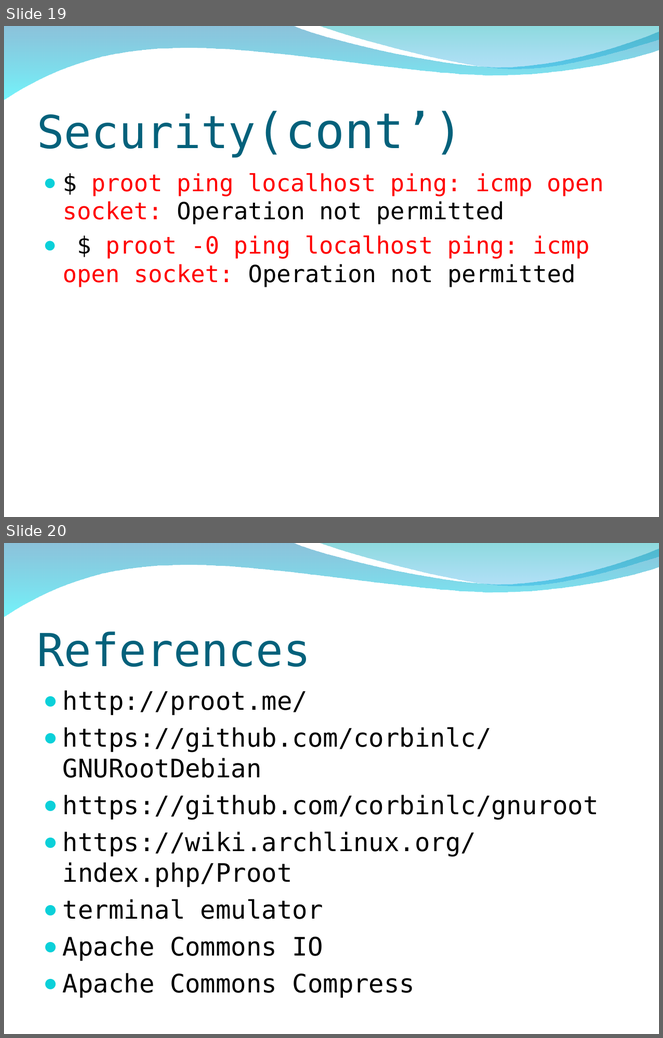
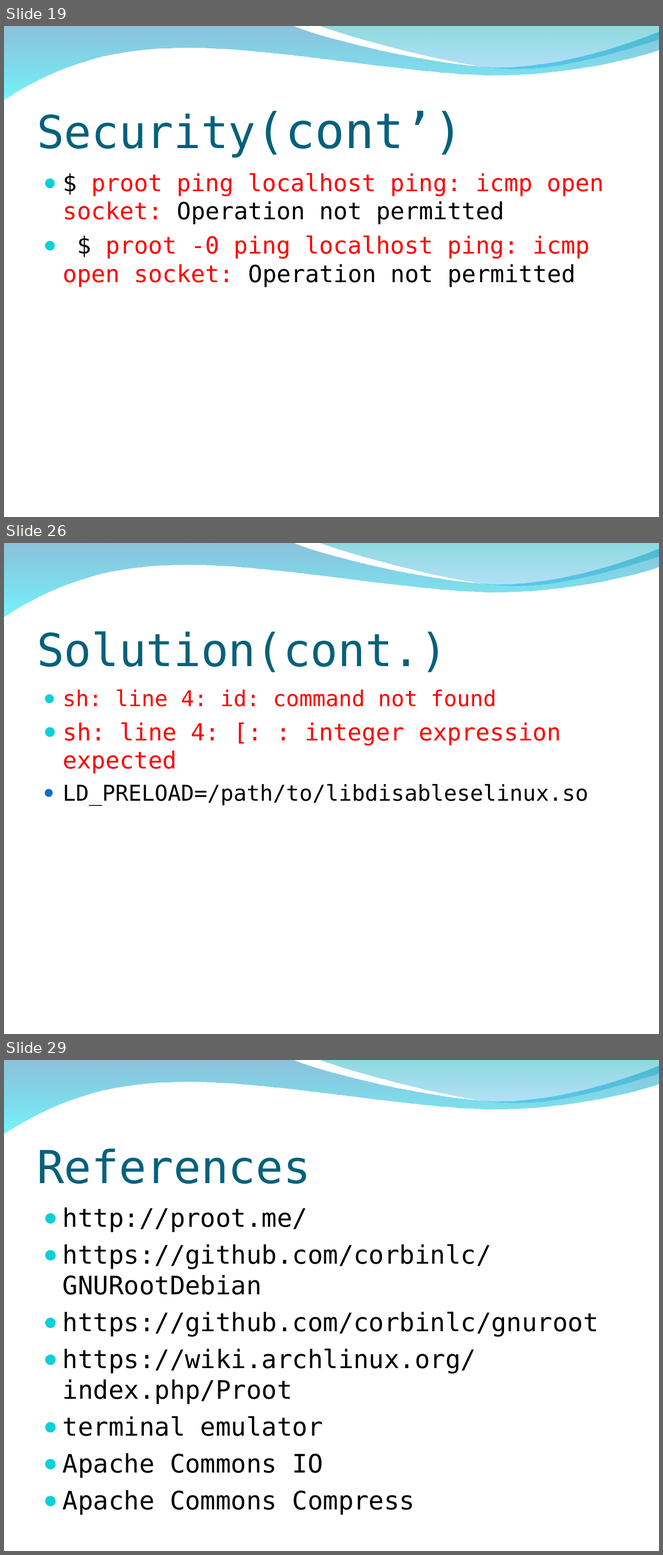
Before and after one commit to peter279k/regular_meeting, a slide deck: Proot.ppt. Shown one above the other, each under a label of ours: slides 19 and 20 before the commit, slides 19, 26 and 29 after it; the slides between them are not shown. The pictures are 663x1038 and 663x1555 pixels, drawn with LibreOffice and Linux fonts; fonts in the diff are those of the drawing; background and template pictures are left out. Boxes give left, top, right and bottom in pixels: in the first picture for what was removed or moved away, otherwise in the second. Text is boxed around its words. In the diff, an @@ line names an element or a change of style, - is before the commit and + after.

Commit message:
add launch root filesystem problems and solution

```diff
--- a/Proot.ppt
+++ b/Proot.ppt
@@ slide 26 added at [4, 543, 659, 1034], background picture (left out); not listed: 2 template elements that a slide beside it also shows @@
@@ title added at [37, 631, 448, 672], 50 pt, text #04617B @@
+Solution(cont.)
@@ text added at [63, 690, 588, 806], 24 pt, text #FF0000 @@
+  ● sh: line 4: id: command not found
+● sh: line 4: [: : integer expression expected
+  ● LD_PRELOAD=/path/to/libdisableselinux.so
@@ what was slide 20 is now slide 29 @@
```
Also in this commit, not shown: 2 slides changed, 8 other slides added.
